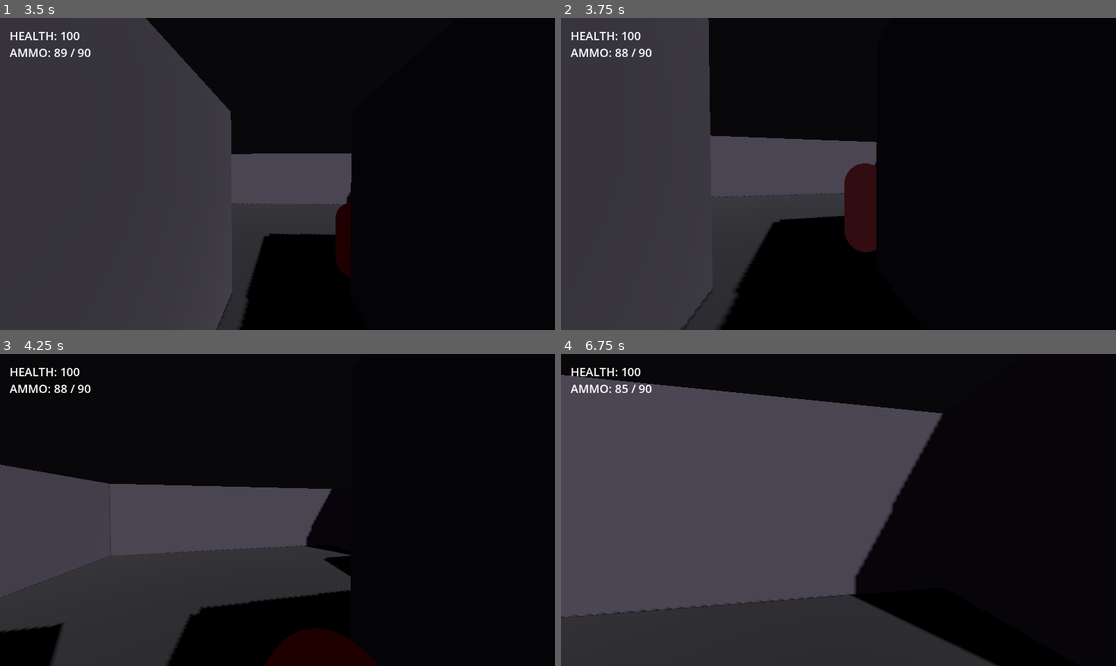
Above: before the commit, frames 1-4 (two rows, left to right).
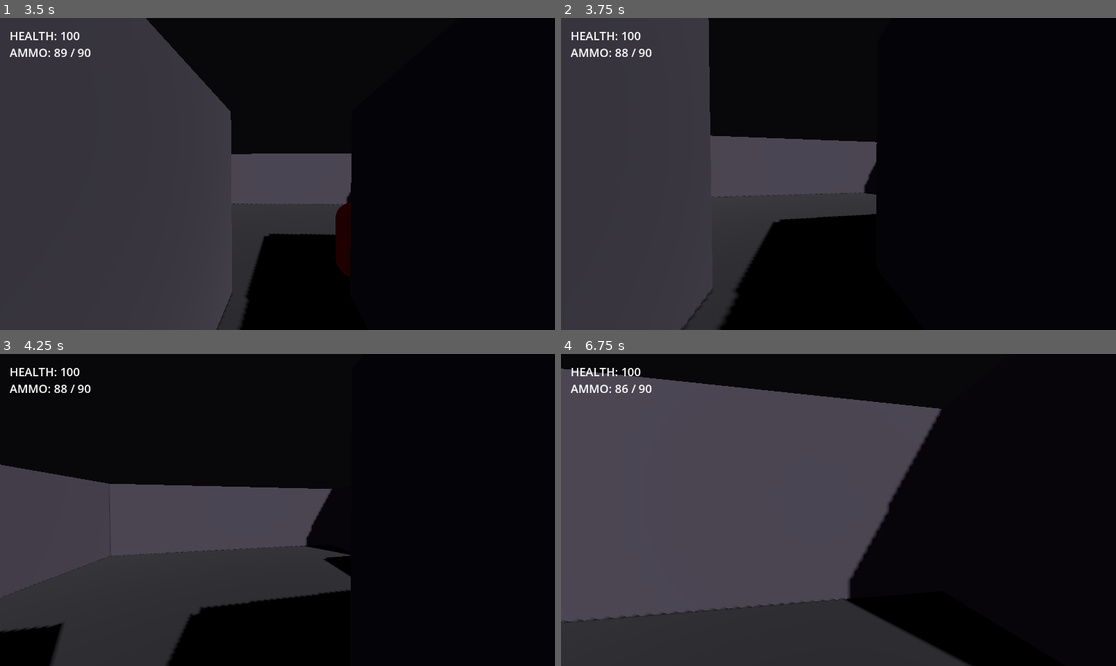
Above: after the commit, the same moments.

Repository: theKaganOz/the_seeds_of_the_future
Game: Godot game, scene res://scenes/Main.tscn
Two runs of this game, one before a commit and one after it. Both use one fixed random seed, a clock stepped at 60 frames per second and the inputs below.
Inputs (mouse positions are in pixels of both pictures, inside the frame that each line leads up to):
- Up to frame 1 (3.5 s): tap Enter at 0.5 s; move the mouse to (305, 174) at 0.52 s; hold Ctrl (crouch) 0.53-1.28 s; hold W (move_forward) from 0.53 s (still down); tap Space (jump) at 0.77, 1.52, 3.02 s; move the mouse to (249, 174) at 1.27 s; tap Ctrl (crouch) at 1.35, 2.3, 3.05 s; move the mouse to (288, 167) at 2.02 s; hold E (revive) 2.03-2.78 s; move the mouse to (271, 180) at 2.77 s; click (271, 180) at 2.85 s
- Up to frame 2 (3.75 s): keep holding W (move_forward); move the mouse to (877, 177) at 3.52 s; hold Shift (walk) from 3.53 s (still down)
- Up to frame 3 (4.25 s): keep holding W (move_forward); keep holding Shift (walk); tap Space (jump) at 3.77 s; tap Ctrl (crouch) at 3.8 s
- Up to frame 4 (6.75 s): move the mouse to (794, 506) at 4.27 s; release Shift (walk) at 4.28 s; tap Ctrl (crouch) at 4.35, 6.05 s; tap Space (jump) at 4.52, 6.02 s; move the mouse to (844, 510) at 5.02 s; hold Ctrl (crouch) 5.03-5.78 s; move the mouse to (816, 503) at 5.77 s; release W (move_forward) at 5.78 s; hold D (move_right) 5.78-6.53 s; tap E (revive) at 5.85 s; move the mouse to (866, 510) at 6.52 s; press the mouse at (866, 510) at 6.53 s; hold W (move_forward) from 6.53 s (still down)

Frame 1 is identical in both runs. In frame 2, 1.5% of the frame differs, in the area x 51-57%, y 46-76%; in frame 3, 1.7%; in frame 4, 3.2%, in the area x 0-79%, y 4-100%.

Commit message:
Hitboxes: headshot vs body-shot damage, plus enemy health rebalance
Headshot mechanics:
- Each character (player, teammate, enemy) implements is_headshot_at(hit_point),
  classifying the raycast's actual hit point against a head-zone threshold
  relative to their own current geometry (dynamic for the player, whose
  capsule height changes with crouch; fixed for teammate/enemy).
- Enemies: headshot is an instant kill, bypassing remaining health --
  no HEV-style helmet protection for this faction, unlike the squad.
  Enemy melee attacks now also roll a 20% headshot chance against the
  player/teammate.
- Player/teammate: headshot forces immediate incapacitation regardless of
  remaining health, but doesn't kill outright -- the helmet absorbs the
  lethal portion, matching the locked no-permadeath design.
- take_damage signature unified to (amount, attacker, headshot) across all
  three character types, so calling code doesn't need to know which kind
  of target it's damaging.

Companion rebalance (the actual reason enemies were dying too fast):
- Enemy MAX_HEALTH 60 -> 120. Hitboxes alone wouldn't have fixed the
  pacing complaint -- flat high damage was already close to one-shotting
  enemies on body hits. Now body shots are the sustained exchange, and a
  headshot is the fast, skill-rewarded kill, which is the actual CS-style
  dynamic being asked for.

Tests: scripts/tests/test_hitboxes.gd (10 checks) -- classification
correctness for all three character types, instant-kill-on-headshot for
enemies bypassing arbitrary damage amounts, body shots dealing only their
stated amount against the new higher health, and forced incapacitation
on headshot for player/teammate regardless of amount.

Also fixed test_compliance.gd, the one remaining test file still using
bare global class names instead of the preload pattern used everywhere
else -- it broke when the local .godot/ class cache was absent (same
class of issue fixed in production code earlier). Now uses const aliases
preloaded under the same names as the global classes they shadow, which
resolves the static-typing issue this file previously worked around by
depending on cache existing.

Full suite (12 test files) passes with .godot/ cache completely removed --
matching genuinely fresh-clone, no-prior-editor-scan conditions.

Diff:
--- a/scripts/enemy.gd
+++ b/scripts/enemy.gd
@@ -1,11 +1,17 @@
 extends CharacterBody3D
 
 const SPEED := 3.2
-const MAX_HEALTH := 60
+const MAX_HEALTH := 120
 const ATTACK_RANGE := 1.6
 const ATTACK_DAMAGE := 12
 const ATTACK_COOLDOWN := 1.1
 const SIGHT_RANGE := 22.0
+const HEADSHOT_CHANCE := 0.2
+
+# Local Y offset above global_position that counts as a headshot. Capsule
+# height 1.9 (see mesh setup below) spans roughly -0.95..+0.95 relative to
+# global_position, so 0.55 captures the top ~20% of total body height.
+const HEAD_ZONE_Y := 0.55
 
 var gravity: float = ProjectSettings.get_setting("physics/3d/default_gravity", 18.0)
 var health := MAX_HEALTH
@@ -65,12 +71,22 @@
 	can_attack = false
 	attack_timer.start()
 	if aggro_target.has_method("take_damage"):
-		aggro_target.take_damage(ATTACK_DAMAGE)
+		var headshot := randf() < HEADSHOT_CHANCE
+		aggro_target.take_damage(ATTACK_DAMAGE, self, headshot)
 
-func take_damage(amount: int, attacker: Node3D = null) -> void:
-	health -= amount
+func is_headshot_at(hit_point: Vector3) -> bool:
+	return (hit_point.y - global_position.y) > HEAD_ZONE_Y
+
+func take_damage(amount: int, attacker: Node3D = null, headshot: bool = false) -> void:
 	if attacker and is_instance_valid(attacker):
 		aggro_target = attacker
+	if headshot:
+		# No helmet protection for this faction -- unlike the squad's HEV
+		# gear, a headshot here is simply lethal, regardless of remaining
+		# health.
+		queue_free()
+		return
+	health -= amount
 	mesh.material_override.albedo_color = Color(1, 0.4, 0.4)
 	get_tree().create_timer(0.08).timeout.connect(func():
 		if is_instance_valid(self):
--- a/scripts/player.gd
+++ b/scripts/player.gd
@@ -133,15 +133,30 @@
 	if muzzle_ray.is_colliding():
 		var target := muzzle_ray.get_collider()
 		if target and target.has_method("take_damage"):
-			target.take_damage(SHOOT_DAMAGE, self)
+			var headshot := false
+			if target.has_method("is_headshot_at"):
+				headshot = target.is_headshot_at(muzzle_ray.get_collision_point())
+			target.take_damage(SHOOT_DAMAGE, self, headshot)
 
-func take_damage(amount: int) -> void:
+func take_damage(amount: int, attacker: Node3D = null, headshot: bool = false) -> void:
 	if is_down:
+		return
+	if headshot:
+		# HEV-style helmet absorbs the lethal portion -- forces
+		# incapacitation regardless of remaining health, but doesn't kill
+		# outright, per the locked no-permadeath design.
+		health = 0
+		_go_down()
 		return
 	health = max(0, health - amount)
 	_update_hud()
 	if health == 0:
 		_go_down()
+
+func is_headshot_at(hit_point: Vector3) -> bool:
+	var capsule := collision_shape.shape as CapsuleShape3D
+	var center_y := global_position.y + collision_shape.position.y
+	return (hit_point.y - center_y) > (capsule.height / 2.0) * 0.55
 
 func _go_down() -> void:
 	is_down = true
--- a/scripts/teammate.gd
+++ b/scripts/teammate.gd
@@ -179,7 +179,13 @@
 		can_attack = false
 		attack_timer.start()
 		if target.has_method("take_damage"):
-			target.take_damage(ATTACK_DAMAGE, self)
+			# Fresh raycast toward the actual chosen target -- _find_target's
+			# scan loop may have left attack_ray pointing at a different
+			# candidate it checked last, not necessarily this one.
+			var headshot := false
+			if _has_line_of_sight(target) and target.has_method("is_headshot_at"):
+				headshot = target.is_headshot_at(attack_ray.get_collision_point())
+			target.take_damage(ATTACK_DAMAGE, self, headshot)
 
 func _follow(target: Node3D) -> void:
 	var to_target: Vector3 = target.global_position - global_position
@@ -196,8 +202,21 @@
 		velocity.x = move_toward(velocity.x, 0, SPEED)
 		velocity.z = move_toward(velocity.z, 0, SPEED)
 
-func take_damage(amount: int, attacker: Node3D = null) -> void:
+func is_headshot_at(hit_point: Vector3) -> bool:
+	# Fixed 1.8 capsule (no crouch for teammates), centered at
+	# global_position as CollisionShape3D's default position -- spans
+	# roughly -0.9..+0.9.
+	return (hit_point.y - global_position.y) > 0.5
+
+func take_damage(amount: int, attacker: Node3D = null, headshot: bool = false) -> void:
 	if is_down:
+		return
+	if headshot:
+		# HEV-style helmet absorbs the lethal portion -- forces
+		# incapacitation regardless of remaining health, but doesn't kill
+		# outright, per the locked no-permadeath design.
+		health = 0
+		_go_down()
 		return
 	health = max(0, health - amount)
 	if health == 0:
--- a/scripts/tests/test_compliance.gd
+++ b/scripts/tests/test_compliance.gd
@@ -1,10 +1,11 @@
 extends SceneTree
 
-# Run: godot --headless --path . --script scripts/test_compliance.gd
-# (project must have been opened/scanned once already so global class_name
-# registration exists — see .godot/global_script_class_cache.cfg)
+# Run: godot --headless --path . --script scripts/tests/test_compliance.gd
 # Asserts the actual numeric behavior of the compliance model against every
 # design decision we've locked, not just that the code executes.
+
+const CharacterState := preload("res://scripts/character_state.gd")
+const ComplianceEngine := preload("res://scripts/compliance_engine.gd")
 
 func _initialize() -> void:
 	var failures := 0
--- /dev/null
+++ b/scripts/tests/test_hitboxes.gd
@@ -0,0 +1,90 @@
+extends SceneTree
+
+# Run: godot --headless --path . --script scripts/tests/test_hitboxes.gd
+
+func _initialize() -> void:
+	call_deferred("_run_test")
+
+func _run_test() -> void:
+	var main_scene := load("res://scenes/Main.tscn") as PackedScene
+	var main: Node = main_scene.instantiate()
+	get_root().add_child(main)
+
+	var player: Node = main.get_node("Player")
+	var teammate: Node = main.get_node("Teammate")
+	var enemy_scene := load("res://scenes/Enemy.tscn") as PackedScene
+	var enemy = enemy_scene.instantiate()
+	main.add_child(enemy)
+
+	var failures := 0
+
+	# --- Classification ---
+	enemy.global_position = Vector3(0, 1, 0)
+	failures += _check(
+		"enemy: high hit point classifies as headshot",
+		enemy.is_headshot_at(Vector3(0, 1.8, 0))
+	)
+	failures += _check(
+		"enemy: low hit point classifies as body shot",
+		not enemy.is_headshot_at(Vector3(0, 1.0, 0))
+	)
+
+	player.global_position = Vector3(0, 1.2, 0)
+	failures += _check(
+		"player (standing): high hit point classifies as headshot",
+		player.is_headshot_at(Vector3(0, 2.0, 0))
+	)
+	failures += _check(
+		"player (standing): chest-height hit point classifies as body shot",
+		not player.is_headshot_at(Vector3(0, 1.5, 0))
+	)
+
+	teammate.global_position = Vector3(0, 1, 0)
+	failures += _check(
+		"teammate: high hit point classifies as headshot",
+		teammate.is_headshot_at(Vector3(0, 1.8, 0))
+	)
+	failures += _check(
+		"teammate: chest-height hit point classifies as body shot",
+		not teammate.is_headshot_at(Vector3(0, 1.2, 0))
+	)
+
+	# --- Consequences ---
+	enemy.health = enemy.MAX_HEALTH
+	enemy.take_damage(1, null, true)  # trivial amount, but headshot=true
+	await process_frame
+	failures += _check("enemy: headshot is an instant kill regardless of amount", not is_instance_valid(enemy))
+
+	var enemy2 = enemy_scene.instantiate()
+	main.add_child(enemy2)
+	enemy2.health = enemy2.MAX_HEALTH
+	enemy2.take_damage(30, null, false)
+	failures += _check(
+		"enemy: body shot only deals its amount, doesn't kill outright with new higher health",
+		is_instance_valid(enemy2) and enemy2.health == enemy2.MAX_HEALTH - 30
+	)
+
+	player.is_down = false
+	player.health = player.MAX_HEALTH
+	player.take_damage(1, null, true)
+	failures += _check("player: headshot forces incapacitation regardless of amount", player.is_down)
+
+	teammate.is_down = false
+	teammate.health = teammate.MAX_HEALTH
+	teammate.take_damage(1, null, true)
+	failures += _check("teammate: headshot forces incapacitation regardless of amount", teammate.is_down)
+
+	print("")
+	if failures == 0:
+		print("ALL HITBOX TESTS PASSED")
+	else:
+		print("%d HITBOX TEST(S) FAILED" % failures)
+	quit()
+
+func _check(label: String, condition: bool) -> int:
+	if condition:
+		print("  PASS  ", label)
+		return 0
+	else:
+		print("  FAIL  ", label)
+		return 1
